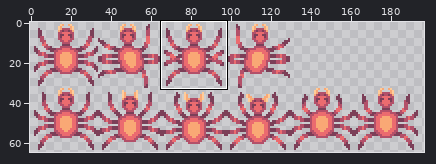
Edited in one commit: sprite sheet (assets/spider-sheet.png). Above: a wide view before the commit, with the close-up outlined.
Close-up. First the earlier version:
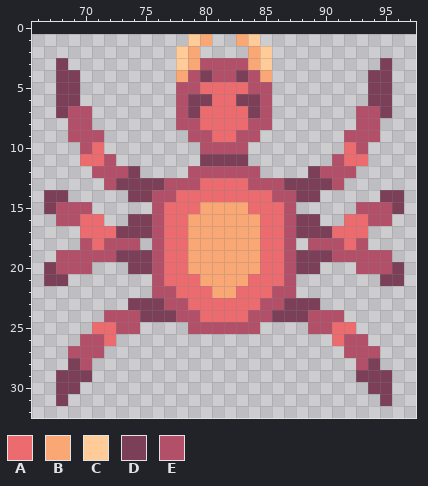
The file is 192x64 pixels. Shown: x 66..97, y 0..32. The old version is drawn lined up with the new one, on the new canvas. The commit also changed other parts of the picture, which this record leaves out.
Palette (. is transparent): A #eb6b6f  B #f9a875  C #ffcc99  D #7c3f58  E #b35069
Pixels before, first column x 67:
 1 ............CB..BC............
 2 ...........CB....BC...........
 3 .D.........CBEEEEBC.........D.
 4 .DD........BEDEEDEB........DD.
 5 .DD........EEAAAAEE........DD.
 6 .DD........EDDAADDE........DD.
 7 .DEE.......EDAAAADE.......EED.
 8 ..EE.......EEAAAAEE.......EE..
 9 ..EEE.......EEAAEE.......EEE..
10 ...EA........EEEE........AE...
11 ...AAE.......DDDD.......EAA...
12 ....EEED....EEEEEE....DEEE....
13 .....EDDDDEEEAAAAEEEDDDDE.....
14 DD.....DDEEAAAAAAAAEEDD.....DD
15 DEEE.....EAAABBBBAAAE.....EEED
16 .EEAA..DDEAABBBBBBAAEDD..AAEE.
17 ...AAADDDEAABBBBBBAAEDDDAAA...
18 ...EAEEE.EAABBBBBBAAE.EEEAE...
19 .EEEEEDDDEAABBBBBBAAEDDDEEEEE.
20 DEEE...DDEAABBBBBBAAEDD...EEED
21 DD.......EAAABBBBAAAE.......DD
22 .........EEAAABBAAAEE.........
23 .......DDDEEAAAAAAEEDDD.......
24 .....EEEDDDEEAAAAEEDDDEEE.....
25 ....AAEE....EEEEEE....EEAA....
26 ...EEA..................AEE...
27 ..EEE....................EEE..
28 ..DE......................ED..
29 .DDD......................DDD.
30 .DD........................DD.
31 .D..........................D.
The result:
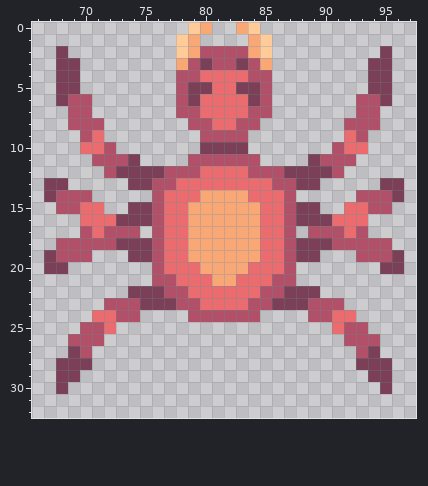
Edits made:
canvas 192x64 -> 197x65, the old top-left corner now at 2,1
Changed rows in their new state; - is an unchanged pixel.
first column x 67:
 0 ------------CB--BC------------
 1 -----------CB.--.BC-----------
 2 -D-----------EEEE-----------D-
 3 --D--------BED--DEB--------D--
 4 -----------E-AAAA-E-----------
 5 ------------DD--DD------------
 6 --EE---------A--A---------EE--
 7 -.----------E----E----------.-
 8 ----E------.-E--E-.------E----
 9 --.-A-------.-EE-.-------A-.--
10 ---A-E-------DDDD-------E-A---
11 ---.E-ED----EEEEEE----DE-E.---
12 ----.-D-DDEE-AAAA-EEDD-D-.----
13 DD---..--E-AA----AA-E--..---DD
14 -EEE---..-A--BBBB--A-..---EEE-
15 .--AA--DD---B----B---DD--AA--.
16 -..--AD----------------DA--..-
17 ---E-EEE.------------.EEE-E---
18 -EE-E-DDD------------DDD-E-EE-
19 D---...----------------...---D
20 -D..---..---A----A---..---..D-
21 ..--------E--A--A--E--------..
22 -------DDD-E--AA--E-DDD-------
23 -----EEE--D-E----E-D--EEE-----
24 ----AA--....-EEEE-....--AA----
25 ---EE-..----......----..-EE---
26 --E--.------------------.--E--
27 --D-.--------------------.-D--
28 -D-D----------------------D-D-
29 ---.----------------------.---
30 --.------------------------.--
31 -.--------------------------.-
Changed places in both close-ups, as pixel boxes (x1, y1, x2, y2):
changed: (44, 22, 404, 406)
